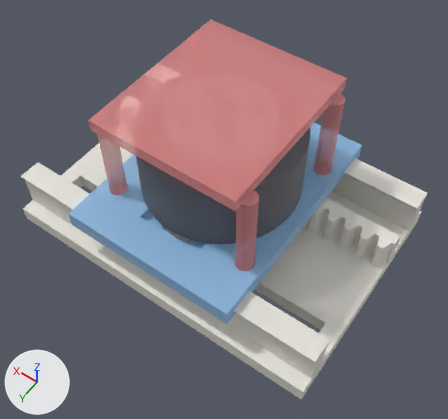
What one commit did to the Blender file 2-0/kasseta/Мотор_плашмя_2204.blend.
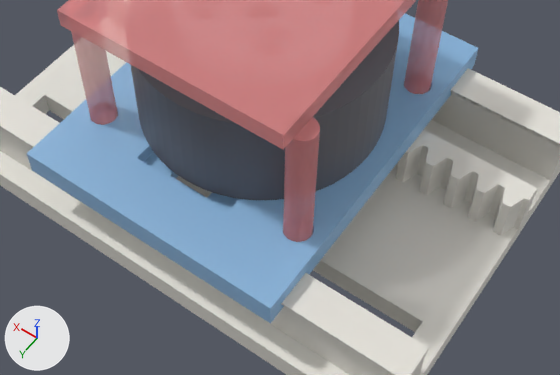
Each version appears first whole from a 50 mm lens placed at (-41.2, 57.0, 93.0), pointed at (-3.7, 4.5, 10.5), and next in a close-up on the part from 11% to 93% of the width and 27% to 85% of the height. The axes (+X, +Y, +Z) are drawn at lower left. The lights are the same throughout. The older version's two pictures come first.

The scene before the commit, as lines of its bpy script (objects in view):
```python
me_cylinder = bpy.data.meshes.new('Cylinder')
me_cylinder.from_pydata(...)  # a 64-sided cylinder along z spanning x -13.9..13.9, y -13.9..13.9, z -6.1..6.1
me_cylinder.materials.append(mat_мотор)  # dark grey #616169
me_pl_grif = bpy.data.meshes.new('pl_grif')
me_pl_grif.from_pydata(...)  # 200 vertices, 400 faces; spans x -30.0..30.0, y -21.0..21.0, z 0.0..10.2
me_pl_grif.materials.append(mat_гриф)  # white #e7e5dd
# before: 23 (-27.0, 14.0, 0.0), 24 (-27.0, 9.0, 0.0), 25 (27.0, 9.0, 0.0) at pixel (49, 110), 62 (-27.0, 14.0, 3.0), 114 (27.0, 9.0, 3.0) at pixel (44, 94)
# before: 115 (27.0, 14.0, 3.0)
me_pl_telezhka = bpy.data.meshes.new('pl_telezhka')
me_pl_telezhka.from_pydata(...)  # 3460 vertices, 6940 faces; spans x -16.0..16.0, y -21.0..21.0, z 9.0..12.0
me_pl_telezhka.materials.append(mat_тележка)  # blue #95c4ed
ob_гимбал_2204_плашмя = bpy.data.objects.new('гимбал 2204 плашмя', me_cylinder)
ob_гимбал_2204_плашмя.location = (0.0, 0.0, 18.1)
ob_кусок_грифа__рейка_и_рельсы = bpy.data.objects.new('кусок грифа: рейка и рельсы', me_pl_grif)
ob_кусок_грифа__рейка_и_рельсы.location = (0.0, 0.0, 0.0)
ob_тележка = bpy.data.objects.new('тележка', me_pl_telezhka)
ob_тележка.location = (0.0, 0.0, 0.0)
# also in view: 'ложе над мотором' at (0.0, 0.0, 20.5)
```
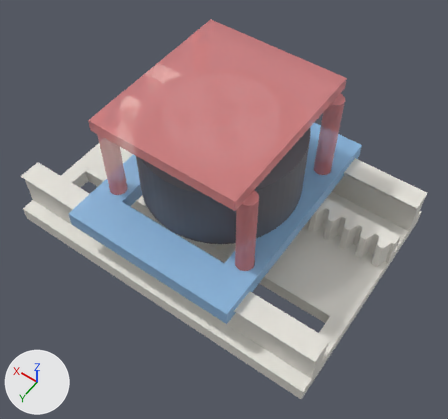
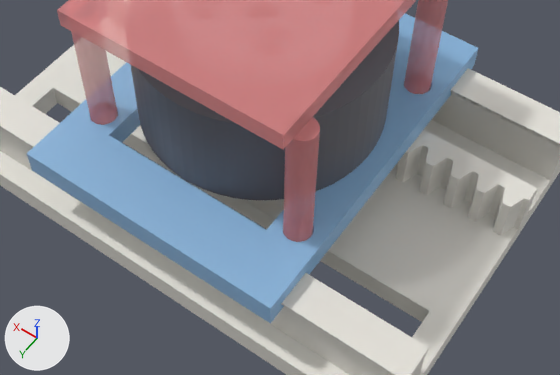
What differs and where, as boxes (x1, y1, x2, y2) in the close-ups (560 x 375 px; the box of a moved part takes in the faces that stretch with it):
part 1 of me_pl_grif, moved or reshaped
    both: (0, 45, 518, 375)
part 2 of me_pl_telezhka, moved or reshaped
    before: (27, 116, 285, 309)
    after: (27, 79, 417, 309)

The change, as a list of edits to the scene's bpy script:
```text
Change me_pl_grif:
    where me_pl_grif.from_pydata(...)  # 200 vertices, 400 faces; spans x -30.0..30.0, y -21.0..21.0, z 0.0..10.2
    used by ob_кусок_грифа__рейка_и_рельсы; location = (0.0, 0.0, 0.0)
    me_pl_grif part 1
    add for i in [24, 25, 114]: me_pl_grif.vertices[i].co += Vector((0.0, -1.5, 0.0))
    add for i in [23, 62, 115]: me_pl_grif.vertices[i].co += Vector((0.0, 0.5, 0.0))
    me_pl_grif.vertices[26].co: (27.0, 14.0, 0.0) -> (30.0, 21.0, 0.0)
    me_pl_grif.vertices[27].co: (30.0, 21.0, 0.0) -> (27.0, 14.5, 0.0)
    me_pl_grif.vertices[53].co: (-13.0, -5.3, 3.0) -> (-27.0, 7.5, 3.0)  # not seen -> pixel (429, 311)
    me_pl_grif.vertices[55].co: (-14.5, -7.2, 3.0) -> (-13.0, -5.3, 3.0)
    me_pl_grif.vertices[56].co: (-13.8, -7.2, 3.0) -> (-14.5, -7.2, 3.0)
    me_pl_grif.vertices[57].co: (-27.0, 9.0, 3.0) -> (-13.8, -7.2, 3.0)  # pixel (422, 321) -> not seen
Change me_pl_telezhka:
    used by ob_тележка; location = (0.0, 0.0, 0.0)
    remove me_pl_telezhka.from_pydata(...)  # 3460 vertices, 6940 faces; spans x -16.0..16.0, y -21.0..21.0, z 9.0..12.0
    add me_pl_telezhka.from_pydata(...)  # 3452 vertices, 6924 faces; spans x -16.0..16.0, y -21.0..21.0, z 9.0..12.0
    me_pl_telezhka part 2: 9 vertices moved within x -11.4..11.5, y 6.9..12.5, z 9.0..12.0; 16 vertices removed from x -6.0..6.0, y 8.0..14.6, z 9.0..12.0; 8 vertices added at x -10.5..10.5, y 8.0..14.0, z 9.0..12.0
    other edits to the shape of me_pl_telezhka do not show in these pictures
```
